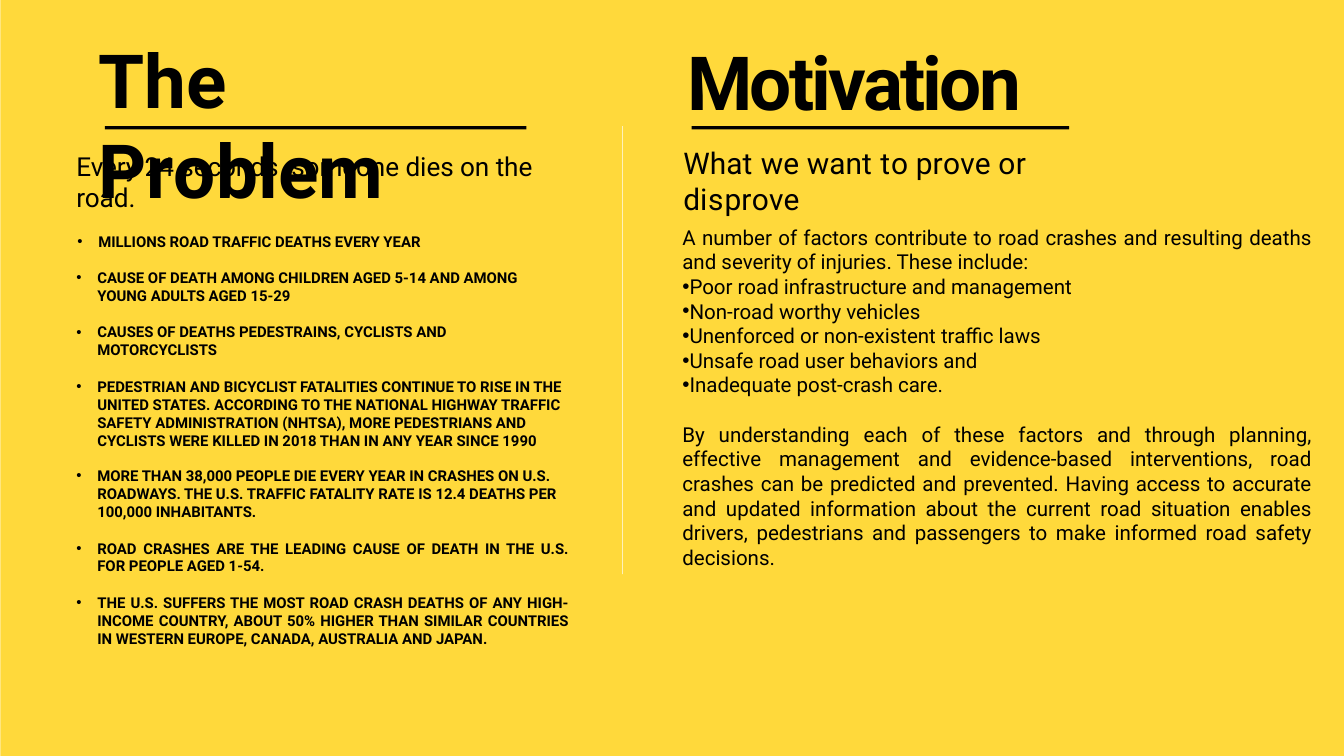
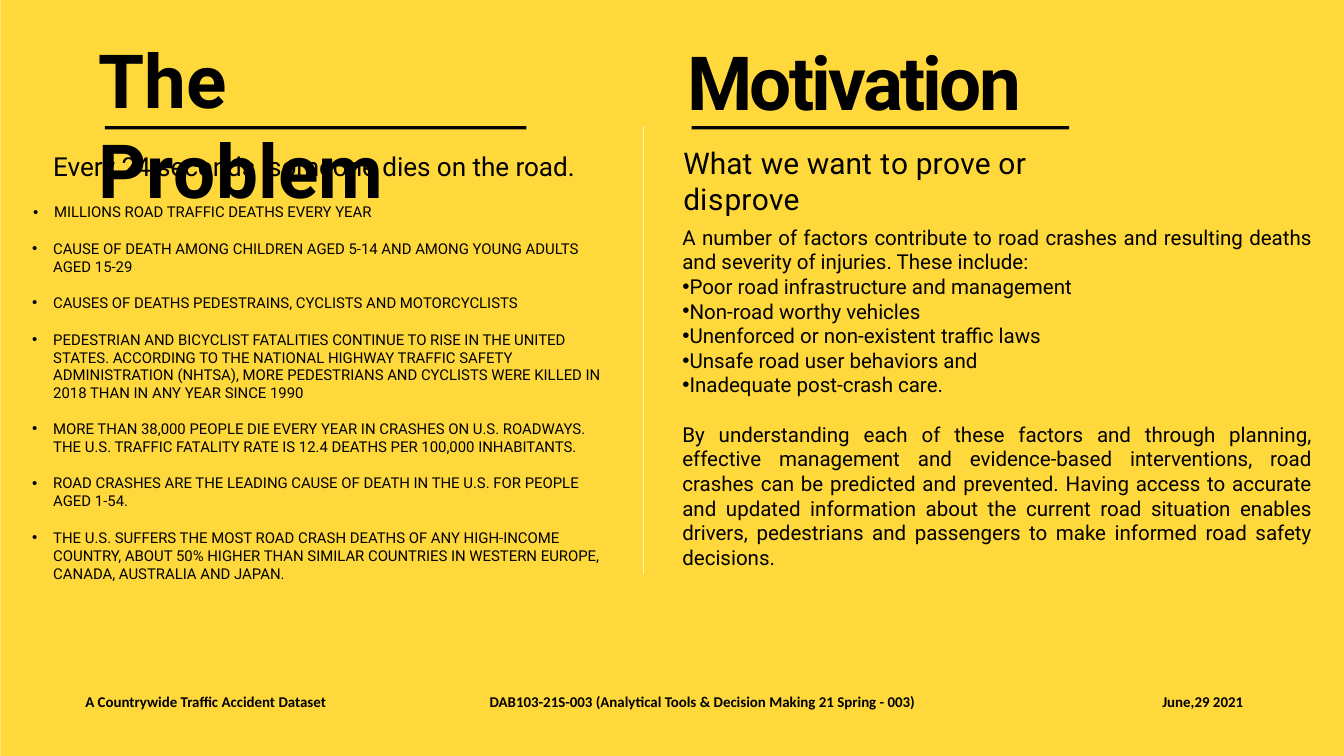
Before and after one commit to disuhitarth/EDA_Projects, a slide deck: slide 11 of Project Proposal Group 3.pptx. Drawn at 1344x756 pixels with LibreOffice and Linux fonts; fonts in the diff are those of the drawing. Boxes give left, top, right and bottom in pixels: in the first picture for what was removed or moved away, otherwise in the second. Text is boxed around its words. In the diff, an @@ line names an element or a change of style, - is before the commit and + after.

```diff
--- a/Project Proposal Group 3.pptx
+++ b/Project Proposal Group 3.pptx
@@ text "Every 24 seconds someone dies ..." rewrapped from [76,152,533,208] to [53,152,575,182] @@
@@ freeform shape: place and size @@
-freeform shape at [622,126,623,575]
+freeform shape at [643,126,644,575]
@@ text "MILLIONS ROAD TRAFFIC DEATHS EVERY ...": place and size @@
-text "MILLIONS ROAD TRAFFIC DEATHS EVERY ..." at [97,236,569,647]
+text "MILLIONS ROAD TRAFFIC DEATHS EVERY ..." at [53,206,601,581]
@@ text "MILLIONS ROAD TRAFFIC DEATHS EVERY ..." at [53,206,601,581]: bold off; line spacing 1.16 to 1; alignment justified to left @@
@@ text added at [85,696,326,710], 16 pt, text #000000, bold @@
+A Countrywide Traffic Accident Dataset
@@ text added at [490,696,915,710], 16 pt, text #000000, bold @@
+DAB103-21S-003 (Analytical Tools & Decision Making 21 Spring - 003)
@@ text added at [1162,697,1243,709], 16 pt, text #000000, bold @@
+June,29 2021
```
Also in this commit, not shown: 6 other slides changed.
